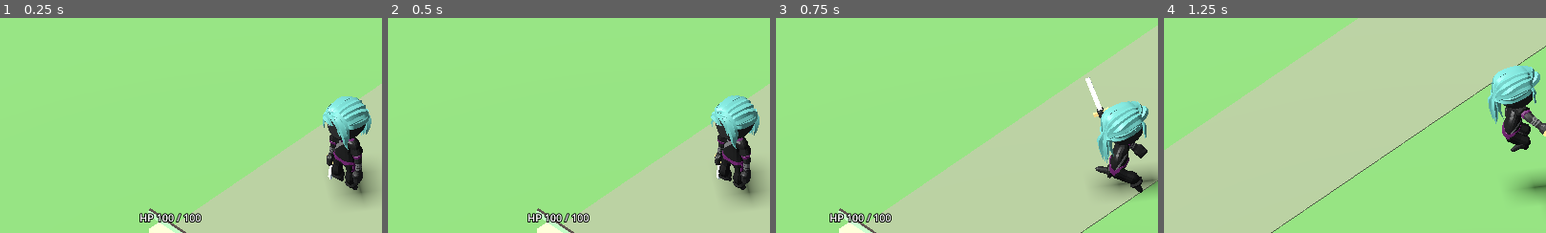
Above: before the commit, frames 1-4 (left to right).
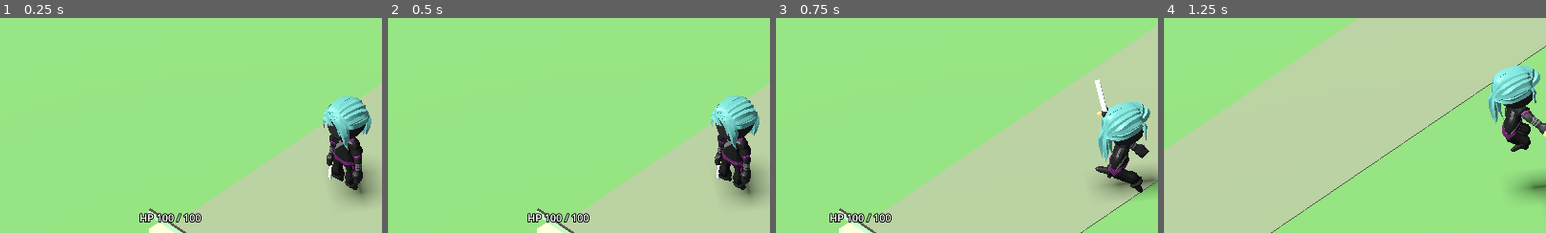
Above: after the commit, the same moments.

Repository: levian47/riskfate-3d-pro
Game: Godot game, scene res://main.tscn
Same seed, same stepped clock (60 frames per second), same inputs: the game is played once before the commit and once after it.
Inputs (mouse positions are % of the whole screen's width and height, from its top left):
- Up to frame 1 (0.25 s): no input
- Up to frame 2 (0.5 s): no input
- Up to frame 3 (0.75 s): tap Enter at 0.5 s; move the mouse to (72, 45) at 0.52 s; hold D from 0.53 s (still down); hold Shift from 0.53 s (still down); click (72, 45) at 0.67 s
- Up to frame 4 (1.25 s): keep holding D; keep holding Shift; tap Space at 0.77 s
The pictures show only the part of the screen within x 4-54%, y 18-68%; the shares and areas given below are measured in that part.

Frames 1-2 are identical in both runs. In frame 3, 1.1% of the frame differs, in the area x 81-98%, y 27-73%; in frame 4, nothing differs.

Commit message:
fix: restart repeated swing direction transitions at clip beginning

Diff:
--- a/main.gd
+++ b/main.gd
@@ -516,6 +516,9 @@
 	var swing_direction := AnimationNodeTransition.new()
 	swing_direction.input_count = 2
 	swing_direction.xfade_time = 0.0
+	# A repeated strike frequently reselects the current variant. Without
+	# self-transition the child animation may continue from an old position.
+	swing_direction.allow_transition_to_self = true
 	swing_direction.set_input_name(0, "Normal")
 	swing_direction.set_input_name(1, "Mirrored")
 	# Entering a different direction must begin its clip at frame zero.
@@ -523,8 +526,7 @@
 	swing_direction.set_input_reset(1, true)
 	var attack_speed := AnimationNodeTimeScale.new()
 	var attack_layer := AnimationNodeOneShot.new()
-	# Avoid blending a reverse idle-to-slash windup over the forward cut.
-	attack_layer.fadein_time = 0.0
+	attack_layer.fadein_time = 0.06
 	attack_layer.fadeout_time = 0.10
 	attack_layer.filter_enabled = true
 	var filtered := 0
